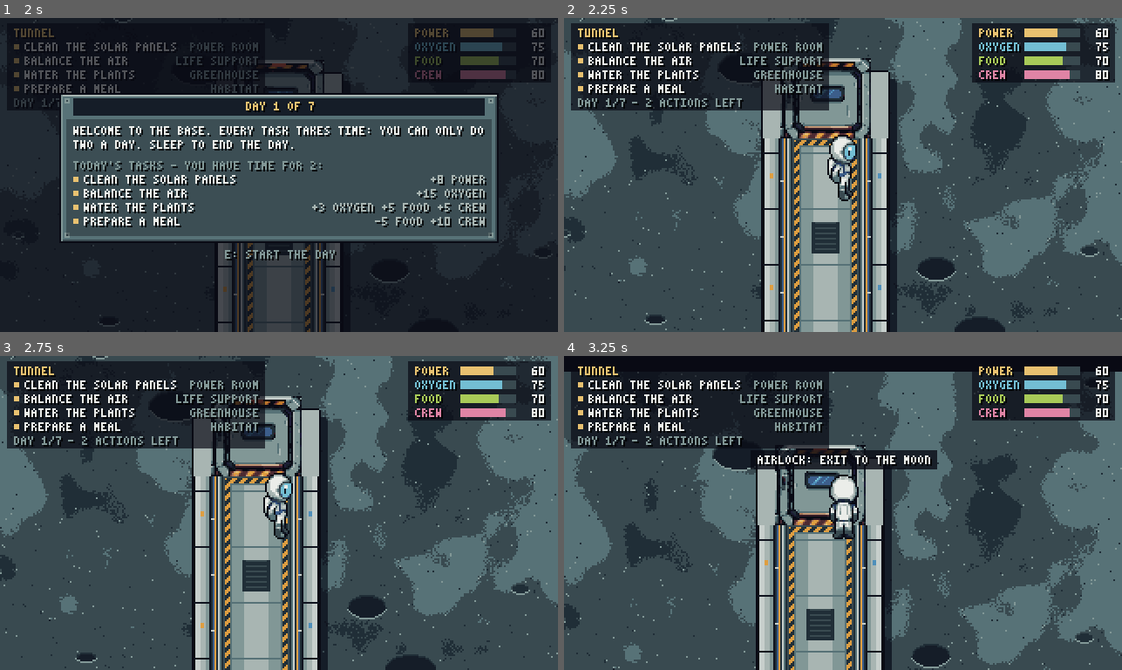
Above: before the commit, frames 1-4 (two rows, left to right).
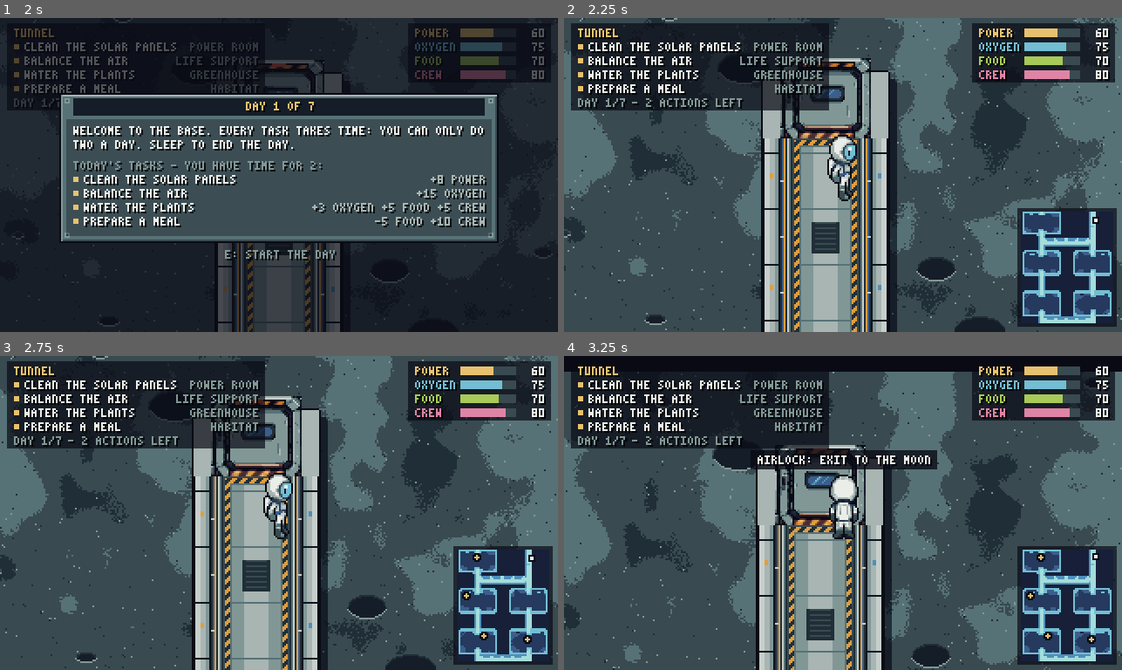
Above: after the commit, the same moments.

Repository: HattoriLoL/Artemis-Adventure
Game: Godot game, scene res://cenas/escolha_pouso.tscn
The game is run twice, just before and just after one commit, with the same random seed, the same clock (stepped at 60 frames per second) and the same inputs.
Inputs (mouse positions are in pixels of both pictures, inside the frame that each line leads up to):
- Up to frame 1 (2 s): tap Enter (ui_accept) at 0.5, 0.77, 1.25, 1.52 s; move the mouse to (401, 159) at 0.52 s; hold D (direita) 0.53-1.28 s; tap Shift (andar) at 0.6 s; click (401, 159) at 0.67 s; move the mouse to (167, 190) at 1.27 s; hold S (baixo) from 1.28 s (still down); tap E (usar) at 1.35 s
- Up to frame 2 (2.25 s): tap Enter (ui_accept) at 2 s; move the mouse to (898, 105) at 2.02 s; release S (baixo) at 2.03 s; hold D (direita) from 2.03 s (still down); tap X at 2.1 s
- Up to frame 3 (2.75 s): keep holding D (direita)
- Up to frame 4 (3.25 s): tap Enter (ui_accept) at 2.75, 3.02 s; move the mouse to (815, 575) at 2.77 s; release D (direita) at 2.78 s; hold W (cima) from 2.78 s (still down); tap J at 2.85 s; click (815, 575) at 2.92 s

Frame 1 is identical in both runs. In frame 2, 5.5% of the frame differs, in the area x 81-100%, y 60-99%; in frame 3, 5.5%; in frame 4, 6.0%.

Commit message:
Minimapa no canto do HUD com as tarefas do dia e a posição do jogador
A base inteira em 53x64 no canto de baixo à direita (arte do PixelAi: o mapa real estilizado pelo Qwen-Image-Edit e reduzido para a paleta do jogo). Cruz amarela piscando em cada tarefa que dá para fazer agora (as mesmas da seta amarela) e ponto branco no astronauta. Some com os minigames, os painéis do dia e o sono.

Diff:
--- a/jogo/scripts/mapa.gd
+++ b/jogo/scripts/mapa.gd
@@ -15,6 +15,13 @@
 const ESCURO := Color("#394a50")
 const AZUL := Color("#73bed3")
 const SEM_SOL := "NO SUN TODAY: NO EFFECT"
+# minimapa (canto de baixo à direita): a base inteira em 53x64 (arte do PixelAi, ver arte/minimapa.py); cada pixel
+# cobre MINI_ESCALA px do mapa a partir de MINI_ORIGEM
+const TEX_MINIMAPA := preload("res://assets/mapa/minimapa.png")
+const MINI_ORIGEM := Vector2(40, 40)
+const MINI_ESCALA := Vector2(944.0 / 53.0, 1146.0 / 64.0)
+const MINI_POS := Vector2(320 - 5 - 53, 180 - 5 - 64)
+const CONTORNO := Color("#090a14")
 const TEMPO_CONFIRMAR := 3.0       # quanto tempo o "E AGAIN: END THE DAY NOW" espera o segundo E
 
 var mapa: Dictionary
@@ -517,6 +524,7 @@
 	var cor_acoes := AMARELO if ciclo.acoes_restantes() == 0 and fmod(t, 1.0) < 0.6 else CINZA
 	Fonte.desenhar(hud, "- " + acoes, Vector2(8 + Fonte.largura(rodape) + 4, y), cor_acoes)
 	_desenha_recursos()
+	_desenha_minimapa()
 	var tf := _perto(tarefas, feitas)
 	if tf.is_empty():
 		tf = _perto(interacoes, usadas)
@@ -539,6 +547,39 @@
 		var w := Fonte.largura(aviso) + 8
 		hud.draw_rect(Rect2(160 - w / 2.0, 54, w, 11), Color(0.035, 0.04, 0.08, 0.8))
 		Fonte.centralizado(hud, aviso, 160, 57, BRANCO)
+
+
+## Minimapa no canto de baixo à direita: a base inteira, um marcador amarelo piscando em cada tarefa que dá para
+## fazer agora (as mesmas da seta amarela: oferecidas hoje, não feitas, com ação sobrando) e o astronauta em branco.
+## Some com os minigames, os painéis do dia (boletim, noite, fim) e enquanto ele dorme.
+func _desenha_minimapa() -> void:
+	if em_minigame or fim or dormindo or escuro > 0.0 or ciclo.ocupado():
+		return
+	var tam := TEX_MINIMAPA.get_size()
+	hud.draw_rect(Rect2(MINI_POS - Vector2(2, 2), tam + Vector2(4, 4)), Color(0.035, 0.04, 0.08, 0.7))
+	hud.draw_texture(TEX_MINIMAPA, MINI_POS)
+	if fmod(t, 0.8) < 0.55:
+		for id in ciclo.hoje:
+			if feitas.has(id) or not ciclo.disponivel(id):
+				continue
+			var tf := _tarefa(id)
+			if tf.is_empty():
+				continue
+			var m := _no_minimapa(tf["pos"])
+			hud.draw_rect(Rect2(m + Vector2(-1, -2), Vector2(3, 5)), CONTORNO)    # cruz amarela com contorno
+			hud.draw_rect(Rect2(m + Vector2(-2, -1), Vector2(5, 3)), CONTORNO)
+			hud.draw_rect(Rect2(m + Vector2(0, -1), Vector2(1, 3)), AMARELO)
+			hud.draw_rect(Rect2(m + Vector2(-1, 0), Vector2(3, 1)), AMARELO)
+	var j := _no_minimapa(jogador.global_position)
+	hud.draw_rect(Rect2(j - Vector2(1, 1), Vector2(4, 4)), CONTORNO)
+	hud.draw_rect(Rect2(j, Vector2(2, 2)), BRANCO)
+
+
+## Posição no mapa -> pixel do minimapa na tela (preso dentro dele).
+func _no_minimapa(pos: Vector2) -> Vector2:
+	var p := ((pos - MINI_ORIGEM) / MINI_ESCALA).floor()
+	p = p.clamp(Vector2.ZERO, TEX_MINIMAPA.get_size() - Vector2.ONE)
+	return MINI_POS + p
 
 
 func _titulo_sala(sala: String) -> String:
Binary file added: jogo/assets/mapa/minimapa.png
Not shown, added: jogo/assets/mapa/minimapa.png.import
